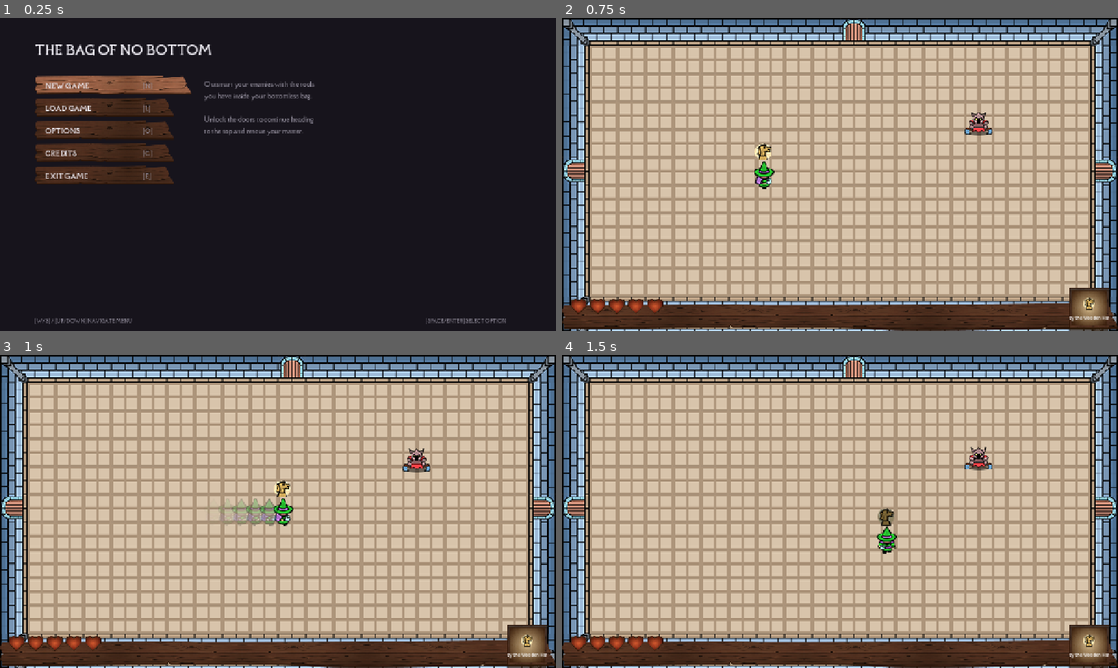
Above: before the commit, frames 1-4 (two rows, left to right).
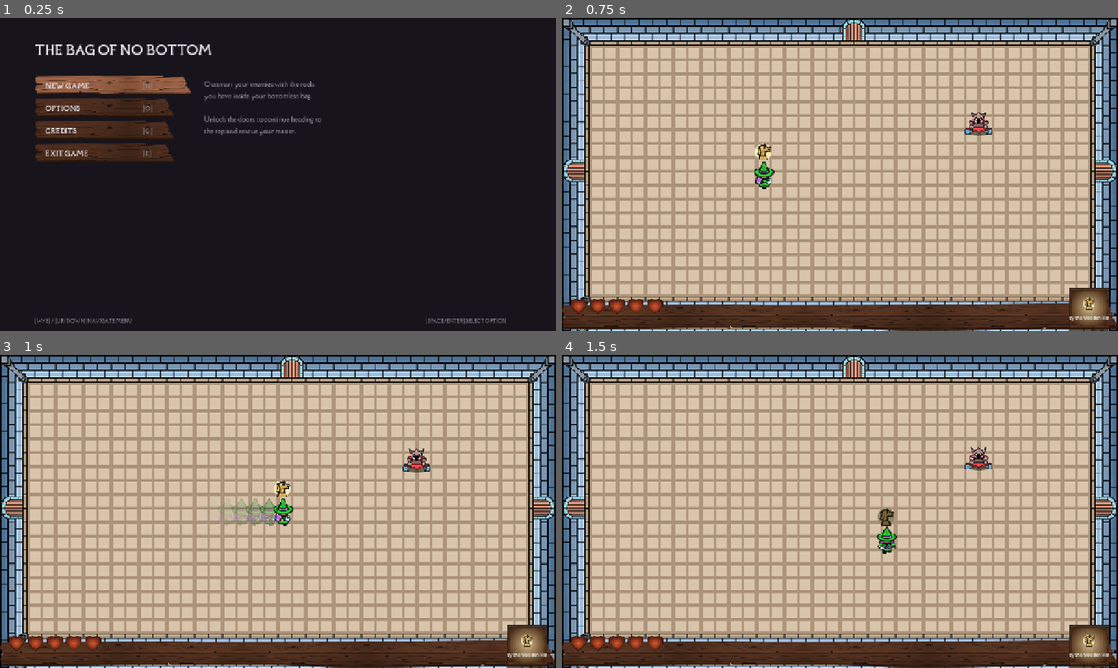
Above: after the commit, the same moments.

Repository: caiooliveira-tech/The-Bag-of-Holding
Game: Godot game, scene res://ui/menu/main_menu.tscn
The game is run twice, just before and just after one commit, with the same random seed, the same clock (stepped at 60 frames per second) and the same inputs.
Inputs:
- Up to frame 1 (0.25 s): no input
- Up to frame 2 (0.75 s): tap Enter at 0.5 s; hold D (move_right) from 0.53 s (still down); hold Space (attack) from 0.53 s (still down)
- Up to frame 3 (1 s): keep holding D (move_right); keep holding Space (attack); tap Q (dash) at 0.8 s
- Up to frame 4 (1.5 s): release D (move_right) at 1.28 s; release Space (attack) at 1.28 s; hold S (move_down) from 1.28 s (still down); tap Q (dash) at 1.35 s

The runs differ from the first frame. In frame 1, 1.7% of the frame differs, in the area x 6-58%, y 27-53%; in frame 2, nothing differs; in frame 3, nothing differs; in frame 4, nothing differs.

Commit message:
Menu polish, frozen-bag fix, and audio (Spec 013)
- Main menu: hide Load Game (no save system yet); the description beside
  the buttons now adapts to the selected option in the intro's voice
- Fix: a frozen player could still draw a bomb - freeze now locks the bag
  and the boot too (no draw/throw/kick), player only; enemies still attack
  while frozen. technical-decisions + smoke check updated
- Audio (Spec 013): new AudioManager autoload - looping music (menu vs
  in_game) and EventBus-driven one-shot SFX (draw/throw/per-item explosions/
  player+enemy hits/dash/kick/door/room-clear/menu clicks). New EventBus
  signals: enemy_damaged, player_dashed, player_kicked, door_opened. New
  mp3 assets imported
- Smoke 27/27 PASS

Co-Authored-By: Claude Fable 5 <noreply@anthropic.com>

Diff:
--- /dev/null
+++ b/autoloads/audio_manager.gd
@@ -0,0 +1,87 @@
+## Audio (autoload "AudioManager", Spec 013). Loops one background track and
+## fires one-shot SFX off EventBus events. Files whose name contains
+## "soundtrack" are background music; the rest are SFX named for their moment.
+extends Node
+
+const MUSIC := {
+	&"menu": preload("res://assets/sounds/menu_soundtrack.mp3"),
+	&"in_game": preload("res://assets/sounds/in_game_soundtrack.mp3"),
+}
+
+const SFX := {
+	&"button_change": preload("res://assets/sounds/button_change.mp3"),
+	&"button_clicked": preload("res://assets/sounds/button_clicked.mp3"),
+	&"draw_item": preload("res://assets/sounds/draw_item.mp3"),
+	&"thrown_bomb": preload("res://assets/sounds/thrown_bomb.mp3"),
+	&"dash": preload("res://assets/sounds/dash.mp3"),
+	&"kick": preload("res://assets/sounds/kick.mp3"),
+	&"player_hit": preload("res://assets/sounds/player_hit.mp3"),
+	&"enemy_hit": preload("res://assets/sounds/enemy_hit.mp3"),
+	&"door_open": preload("res://assets/sounds/door_open.mp3"),
+	&"fireball_explosion": preload("res://assets/sounds/fireball_explosion.mp3"),
+	&"freeze_explosion": preload("res://assets/sounds/freeze-explosion.mp3"),
+	&"hand_explosions": preload("res://assets/sounds/hand_explosions.mp3"),
+	&"horse_explosion": preload("res://assets/sounds/horse_explosion.mp3"),
+	&"object_collected": preload("res://assets/sounds/object_collected_soundtrack.mp3"),
+}
+
+## Which explosion SFX each item plays when it triggers.
+const EXPLOSION_BY_ITEM := {
+	&"fire_orb": &"fireball_explosion",
+	&"right_hand_of_ursula": &"freeze_explosion",
+	&"left_hand_of_ursula": &"hand_explosions",
+	&"troy_wooden_horse": &"horse_explosion",
+}
+
+const SFX_VOICES := 10
+
+var _music: AudioStreamPlayer
+var _current_music: StringName = &""
+var _sfx: Array[AudioStreamPlayer] = []
+var _next_voice: int = 0
+
+
+func _ready() -> void:
+	_music = AudioStreamPlayer.new()
+	_music.bus = &"Master"
+	_music.volume_db = -9.0
+	add_child(_music)
+	for stream in MUSIC.values():
+		(stream as AudioStreamMP3).loop = true
+	for i in SFX_VOICES:
+		var player := AudioStreamPlayer.new()
+		add_child(player)
+		_sfx.append(player)
+
+	EventBus.item_drawn.connect(func(_d): play_sfx(&"draw_item"))
+	EventBus.item_thrown.connect(func(_i, _p, _dir): play_sfx(&"thrown_bomb"))
+	EventBus.item_effect_triggered.connect(_on_item_effect)
+	EventBus.player_damaged.connect(func(_a, _s): play_sfx(&"player_hit"))
+	EventBus.enemy_damaged.connect(func(_e): play_sfx(&"enemy_hit"))
+	EventBus.player_dashed.connect(func(): play_sfx(&"dash"))
+	EventBus.player_kicked.connect(func(): play_sfx(&"kick"))
+	EventBus.door_opened.connect(func(): play_sfx(&"door_open"))
+	EventBus.room_cleared.connect(func(): play_sfx(&"object_collected"))
+
+
+## Switch the looping background track (no-op if it's already playing).
+func play_music(track: StringName) -> void:
+	if _current_music == track or not MUSIC.has(track):
+		return
+	_current_music = track
+	_music.stream = MUSIC[track]
+	_music.play()
+
+
+func play_sfx(name: StringName) -> void:
+	if not SFX.has(name):
+		return
+	var player := _sfx[_next_voice]
+	_next_voice = (_next_voice + 1) % _sfx.size()
+	player.stream = SFX[name]
+	player.play()
+
+
+func _on_item_effect(item_id: StringName, _pos: Vector2, _kind: StringName) -> void:
+	if EXPLOSION_BY_ITEM.has(item_id):
+		play_sfx(EXPLOSION_BY_ITEM[item_id])
--- a/autoloads/event_bus.gd
+++ b/autoloads/event_bus.gd
@@ -22,3 +22,12 @@
 # (shake vs. zoom punch) without hardcoding item ids.
 @warning_ignore("unused_signal")
 signal item_effect_triggered(item_id: StringName, position: Vector2, effect_kind: StringName)
+# Fired for SFX/feedback (audio hooks, Spec 013).
+@warning_ignore("unused_signal")
+signal enemy_damaged(enemy: Node)
+@warning_ignore("unused_signal")
+signal player_dashed
+@warning_ignore("unused_signal")
+signal player_kicked
+@warning_ignore("unused_signal")
+signal door_opened
--- a/entities/enemies/enemy.gd
+++ b/entities/enemies/enemy.gd
@@ -105,6 +105,7 @@
 		return
 	hits_remaining -= amount
 	damage_taken.emit(amount)
+	EventBus.enemy_damaged.emit(self)
 	if hits_remaining <= 0:
 		_die()
 		return
--- a/entities/player/player.gd
+++ b/entities/player/player.gd
@@ -68,12 +68,15 @@
 	_facing_pivot.rotation = facing.angle()
 	_update_animation()
 	_update_idle_bob(delta)
-	if Input.is_action_just_pressed("attack"):
-		attack_pressed.emit()
-		_bag.draw_or_throw(facing)
-	if Input.is_action_just_pressed("special"):
-		special_pressed.emit()
-		_kick()
+	# Frozen locks the bag and the boot too, not just movement — a frozen
+	# apprentice can't rummage for a bomb (fix: no drawing/throwing/kicking).
+	if not is_frozen():
+		if Input.is_action_just_pressed("attack"):
+			attack_pressed.emit()
+			_bag.draw_or_throw(facing)
+		if Input.is_action_just_pressed("special"):
+			special_pressed.emit()
+			_kick()
 
 
 func is_dashing() -> bool:
@@ -168,6 +171,7 @@
 	_dash_direction = direction.normalized()
 	_dash_timer = stats.dash_duration
 	dash_started.emit()
+	EventBus.player_dashed.emit()
 
 
 func _tick_dash(delta: float) -> void:
@@ -205,6 +209,7 @@
 ## Apprentice Boot: redirect a thrown/landed item 5 tiles further,
 ## OR (if no item is in reach) 1 hit to enemies near the facing point.
 func _kick() -> void:
+	EventBus.player_kicked.emit()
 	var kick_point := throw_origin()
 	var kick_range := GameState.tiles(stats.kick_range_tiles)
 	for node: Node in get_tree().get_nodes_in_group("magic_items"):
--- a/project.godot
+++ b/project.godot
@@ -23,6 +23,7 @@
 EventBus="*res://autoloads/event_bus.gd"
 GameState="*res://autoloads/game_state.gd"
 Juice="*res://autoloads/juice.gd"
+AudioManager="*res://autoloads/audio_manager.gd"
 
 [display]
 
--- a/rooms/door.gd
+++ b/rooms/door.gd
@@ -28,6 +28,7 @@
 	if is_open:
 		return
 	is_open = true
+	EventBus.door_opened.emit()
 	_blocker.set_deferred("disabled", true)
 	_passage.set_deferred("monitoring", true)
 	if open_texture != null:
--- a/rooms/room.gd
+++ b/rooms/room.gd
@@ -20,6 +20,7 @@
 
 
 func _ready() -> void:
+	AudioManager.play_music(&"in_game")
 	EventBus.enemy_died.connect(_on_enemy_died)
 	for node in _doors:
 		(node as DOOR_SCRIPT).player_entered.connect(_on_player_entered_door)
--- a/tests/smoke_test.gd
+++ b/tests/smoke_test.gd
@@ -101,10 +101,9 @@
 	_check(player.global_position.distance_to(pos_before) < 1.0,
 			"frozen player cannot move")
 	await _tap("attack")
-	_check(bag.has_held_item(), "frozen player can still act (drew an item)")
-	await _tap("attack")  # throw it away; its own trigger must hit nobody
-	# Move the (frozen) enemy clear of that second blast — frozen position
-	# doesn't affect its freeze timer, which is what we're measuring.
+	_check(not bag.has_held_item(), "frozen player cannot draw a bomb (bag locked)")
+	# Park the frozen enemy far away; its position doesn't affect the freeze
+	# timer, which is what the unfreeze checks below measure.
 	enemy2.global_position = player.global_position + Vector2(-200, 0)
 
 	await _wait(5.0)
--- a/ui/menu/credits.gd
+++ b/ui/menu/credits.gd
@@ -22,6 +22,7 @@
 
 
 func _ready() -> void:
+	AudioManager.play_music(&"menu")
 	var bg := ColorRect.new()
 	bg.color = BG
 	bg.set_anchors_preset(Control.PRESET_FULL_RECT)
--- a/ui/menu/main_menu.gd
+++ b/ui/menu/main_menu.gd
@@ -16,21 +16,39 @@
 const TEXT := Color(0.93, 0.92, 0.95)
 const MUTED := Color(0.62, 0.6, 0.66)
 
+# Load Game is hidden until a save system exists (post-MVP). The description
+# beside the buttons adapts to the selection, in the intro's tone of voice.
 const ITEMS: Array[Dictionary] = [
-	{"label": "NEW GAME", "hotkey": "N", "keycode": KEY_N},
-	{"label": "LOAD GAME", "hotkey": "L", "keycode": KEY_L},
-	{"label": "OPTIONS", "hotkey": "O", "keycode": KEY_O},
-	{"label": "CREDITS", "hotkey": "C", "keycode": KEY_C},
-	{"label": "EXIT GAME", "hotkey": "E", "keycode": KEY_E},
+	{
+		"label": "NEW GAME", "hotkey": "N", "keycode": KEY_N,
+		"desc": "Outsmart your enemies with the tools you have inside your bottomless bag.\n\n" +
+			"Unlock the doors to continue heading to the top and rescue your master.",
+	},
+	{
+		"label": "OPTIONS", "hotkey": "O", "keycode": KEY_O,
+		"desc": "Set the screen to your liking and study the controls.\n\n" +
+			"A clumsy apprentice needs every advantage he can dig out of the bag.",
+	},
+	{
+		"label": "CREDITS", "hotkey": "C", "keycode": KEY_C,
+		"desc": "Meet the clumsy hands and warm hearts that stitched this bottomless bag together.",
+	},
+	{
+		"label": "EXIT GAME", "hotkey": "E", "keycode": KEY_E,
+		"desc": "Close the bag and step away.\n\n" +
+			"The tower — and your master — will wait for your return.",
+	},
 ]
 
 var _selected: int = 0
 var _rows: Array[TextureRect] = []
+var _desc: Label
 
 
 func _ready() -> void:
 	_build()
 	_refresh()
+	AudioManager.play_music(&"menu")
 
 
 func _build() -> void:
@@ -58,14 +76,12 @@
 		row.add_child(key_label)
 		_rows.append(row)
 
-	var desc := _label(
-		"Outsmart your enemies with the tools you have inside your bottomless bag.\n\n" +
-		"Unlock the doors to continue heading to the top and rescue your master.",
-		FONT_REG, 16, MUTED)
-	desc.position = Vector2(470, 140)
-	desc.custom_minimum_size = Vector2(260, 0)
-	desc.autowrap_mode = TextServer.AUTOWRAP_WORD_SMART
-	add_child(desc)
+	_desc = _label("", FONT_REG, 16, MUTED)
+	_desc.position = Vector2(470, 140)
+	_desc.custom_minimum_size = Vector2(280, 0)
+	_desc.size.x = 280.0
+	_desc.autowrap_mode = TextServer.AUTOWRAP_WORD_SMART
+	add_child(_desc)
 
 	var nav := _label("[W/S] / [UP/DOWN] NAVIGATE MENU", FONT_REG, 12, MUTED)
 	nav.position = Vector2(80, 688)
@@ -81,6 +97,7 @@
 		_rows[i].texture = BTN_ACTIVE if active else BTN_INACTIVE
 		_rows[i].custom_minimum_size.x = 360.0 if active else 320.0
 		_rows[i].size.x = _rows[i].custom_minimum_size.x
+	_desc.text = ITEMS[_selected]["desc"]
 
 
 func _unhandled_input(event: InputEvent) -> void:
@@ -105,9 +122,11 @@
 func _move(delta: int) -> void:
 	_selected = wrapi(_selected + delta, 0, ITEMS.size())
 	_refresh()
+	AudioManager.play_sfx(&"button_change")
 
 
 func _activate(index: int) -> void:
+	AudioManager.play_sfx(&"button_clicked")
 	match ITEMS[index]["label"]:
 		"NEW GAME":
 			GameState.reset_run()
--- a/ui/menu/options_menu.gd
+++ b/ui/menu/options_menu.gd
@@ -18,6 +18,7 @@
 
 
 func _ready() -> void:
+	AudioManager.play_music(&"menu")
 	_build()
 
 
Binary file added: assets/logo-game-jam.png
Not shown, added: assets/sounds/dash.mp3.import
Not shown, added: assets/sounds/draw_item.mp3.import
Not shown, added: assets/sounds/enemy_hit.mp3.import
Not shown, added: assets/sounds/freeze-explosion.mp3.import
Not shown, added: assets/sounds/freeze.mp3.import
Not shown, added: assets/sounds/hand_explosions.mp3.import
Not shown, removed: assets/sounds/hit.mp3.import
Not shown, added: assets/sounds/horse_explosion.mp3.import
Not shown, added: assets/sounds/kick.mp3.import
Not shown, added: assets/sounds/player_hit.mp3.import
Not shown, added: assets/sounds/shot.mp3.import
(and 14 more such lines)
